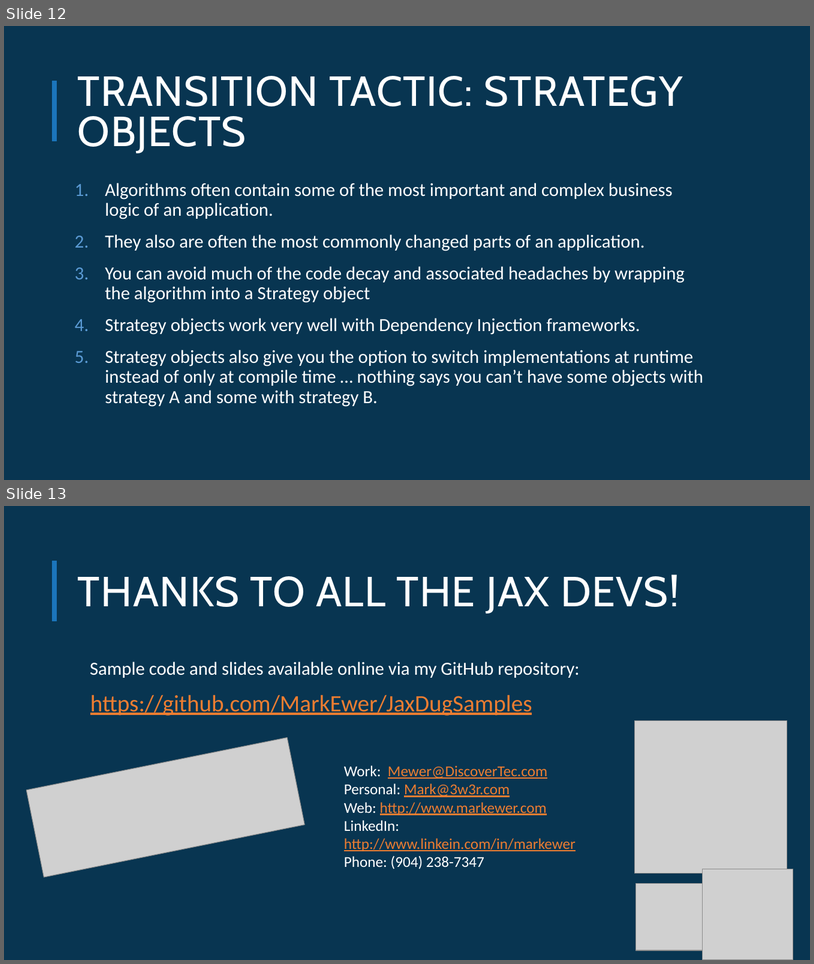
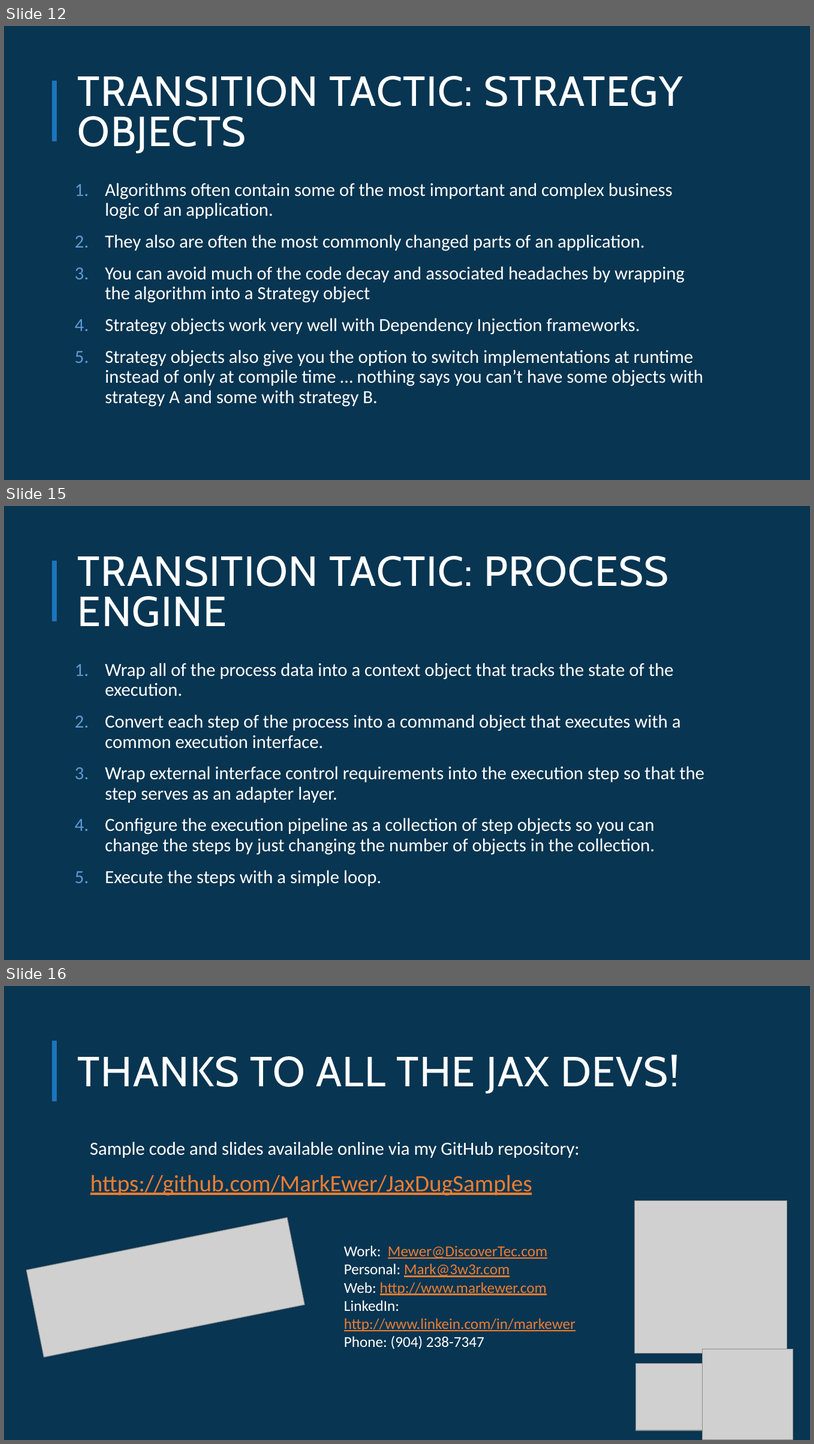
Before and after one commit to MarkEwer/JaxDugSamples, a slide deck: Refactoring_Procedural_Code/Refactoring_Procedural_Code.pptx. Shown one above the other, each under a label of ours: slides 12 and 13 before the commit, slides 12, 15 and 16 after it; the slides between them are not shown. The pictures are 814x964 and 814x1444 pixels, drawn with LibreOffice and Linux fonts; fonts in the diff are those of the drawing; grey boxes stand for pictures; background and template pictures are left out. Boxes give left, top, right and bottom in pixels: in the first picture for what was removed or moved away, otherwise in the second. Text is boxed around its words. In the diff, an @@ line names an element or a change of style, - is before the commit and + after.

Commit message:
Added bonus topic for execution pipeline

```diff
--- a/Refactoring_Procedural_Code/Refactoring_Procedural_Code.pptx
+++ b/Refactoring_Procedural_Code/Refactoring_Procedural_Code.pptx
@@ slide 15 added at [4, 506, 810, 960], background #083551; not listed: 1 template element that a slide beside it also shows @@
@@ title added at [78, 556, 669, 627], 50 pt, text #FFFFFF @@
+TRANSITION TACTIC: PROCESS ENGINE
@@ text added at [105, 663, 705, 886], 22 pt, text #FFFFFF @@
+1. Wrap all of the process data into a context object that tracks the state of the execution.
+2. Convert each step of the process into a command object that executes with a common execution interface.
+3. Wrap external interface control requirements into the execution step so that the step serves as an adapter layer.
+4. Configure the execution pipeline as a collection of step objects so you can change the steps by just changing the number of objects in the collection.
+5. Execute the steps with a simple loop.
@@ what was slide 13 is now slide 16 @@
```
Also in this commit, not shown: 2 other slides added, 17 other files.
